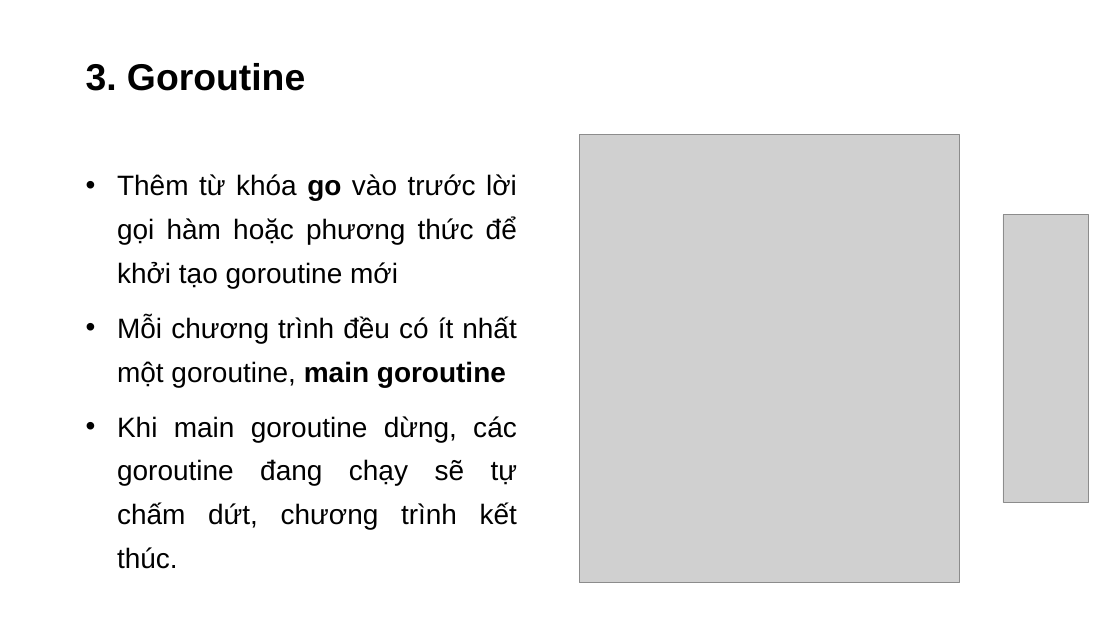
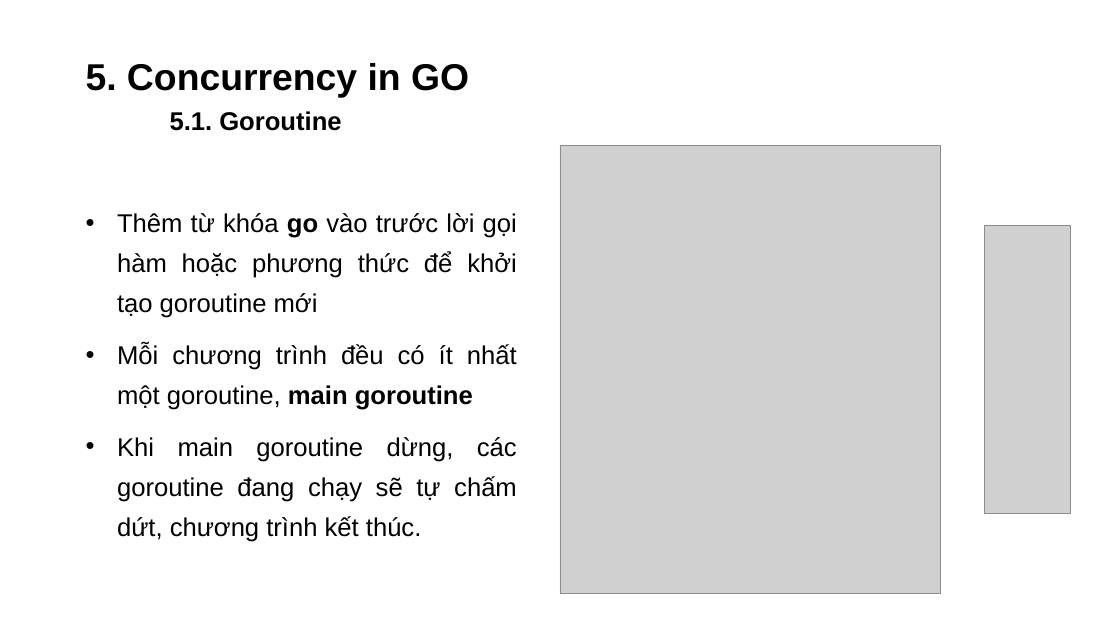
Before and after one commit to dangnm9699/Learn-Golang, a slide deck: slide 21 of Problem and Solution in Concurrency.pptx (slide 11 before the commit). Drawn at 1120x630 pixels with LibreOffice and Linux fonts; fonts in the diff are those of the drawing; grey boxes stand for pictures. Boxes give left, top, right and bottom in pixels: in the first picture for what was removed or moved away, otherwise in the second. Text is boxed around its words. In the diff, an @@ line names an element or a change of style, - is before the commit and + after.

```diff
--- a/Problem and Solution in Concurrency.pptx
+++ b/Problem and Solution in Concurrency.pptx
@@ title removed at [86, 63, 305, 91] @@
-3. Goroutine
@@ title added at [86, 63, 469, 131], 32 pt, text #000000, bold @@
+5. Concurrency in GO
+5.1. Goroutine
@@ text "Thêm từ khóa go vào ...": place and size @@
-text "Thêm từ khóa go vào ..." at [117, 174, 517, 569]
+text "Thêm từ khóa go vào ..." at [117, 213, 517, 542]
@@ text "Thêm từ khóa go vào ..." at [117, 213, 517, 542]: size 24 to 22 pt @@
@@ picture: place and size @@
-picture at [580, 134, 960, 583]
+picture at [560, 145, 941, 594]
@@ picture: place and size @@
-picture at [1003, 215, 1089, 502]
+picture at [985, 226, 1070, 513]
```
Also in this commit, not shown: 5 other slides changed, 14 slides added, 2 slides removed, 1 other file.
